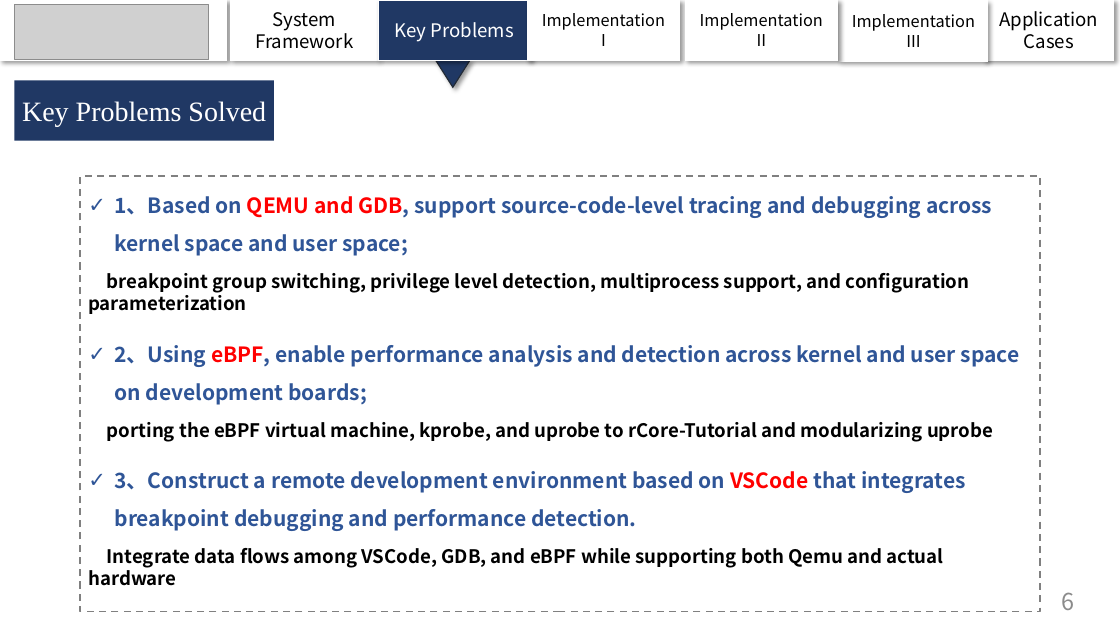
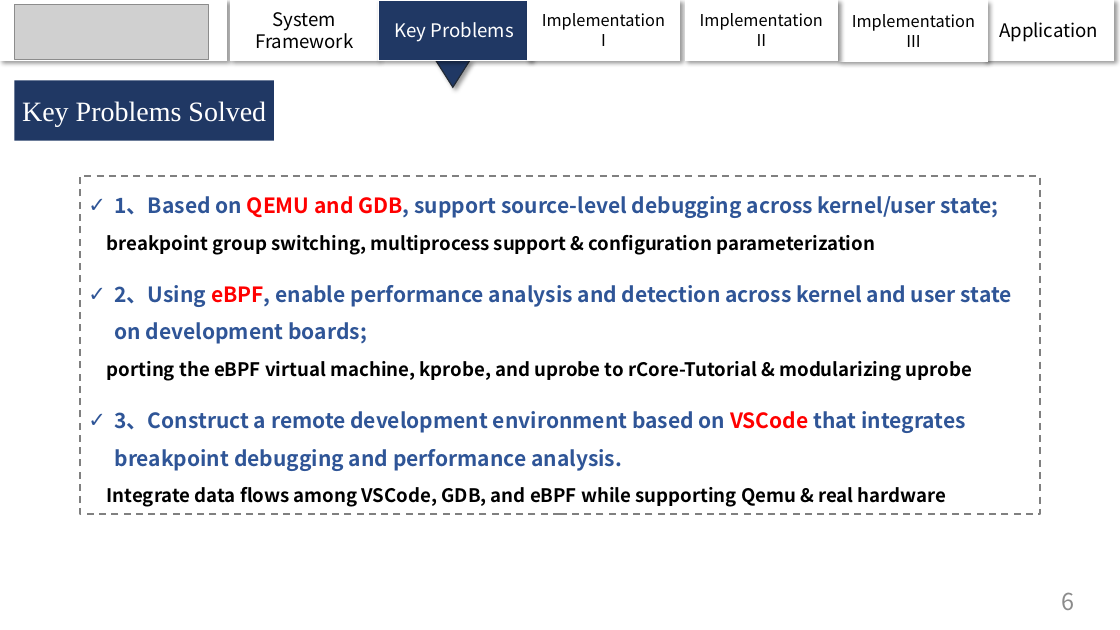
Before and after one commit to chenzhiy2001/code-debug-paper, a slide deck: slide 6 of ICCEA.pptx. Drawn at 1120x630 pixels with LibreOffice and Linux fonts; fonts in the diff are those of the drawing; grey boxes stand for pictures. Boxes give left, top, right and bottom in pixels: in the first picture for what was removed or moved away, otherwise in the second. Text is boxed around its words. In the diff, an @@ line names an element or a change of style, - is before the commit and + after.

Commit message:
update slide

```diff
--- a/ICCEA.pptx
+++ b/ICCEA.pptx
@@ text in rectangle at bbox=[999, 22, 1098, 42]: text changed @@
-Application Cases
+Application
@@ rectangle "1、Based on QEMU and GDB, ...": place and size @@
-rectangle "1、Based on QEMU and GDB, ..." at bbox=[80, 176, 1040, 612]
+rectangle "1、Based on QEMU and GDB, ..." at bbox=[80, 176, 1040, 514]
@@ text in rectangle at bbox=[107, 196, 1012, 507]: text changed @@
-✓ 1、Based on QEMU and GDB, support source-code-level tracing and debugging across kernel space and user space;
-breakpoint group switching, privilege level detection, multiprocess support, and configuration parameterization
-✓ 2、Using eBPF, enable performance analysis and detection across kernel and user space on development boards;
-porting the eBPF virtual machine, kprobe, and uprobe to rCore-Tutorial and modularizing uprobe
-✓ 3、Construct a remote development environment based on VSCode that integrates breakpoint debugging and performance detection.
-Integrate data flows among VSCode, GDB, and eBPF while supporting both Qemu and actual hardware
+✓ 1、Based on QEMU and GDB, support source-level debugging across kernel/user state;
+breakpoint group switching, multiprocess support & configuration parameterization
+✓ 2、Using eBPF, enable performance analysis and detection across kernel and user state on development boards;
+porting the eBPF virtual machine, kprobe, and uprobe to rCore-Tutorial & modularizing uprobe
+✓ 3、Construct a remote development environment based on VSCode that integrates breakpoint debugging and performance analysis.
+Integrate data flows among VSCode, GDB, and eBPF while supporting Qemu & real hardware
```
Also in this commit, not shown: 10 other slides changed.
